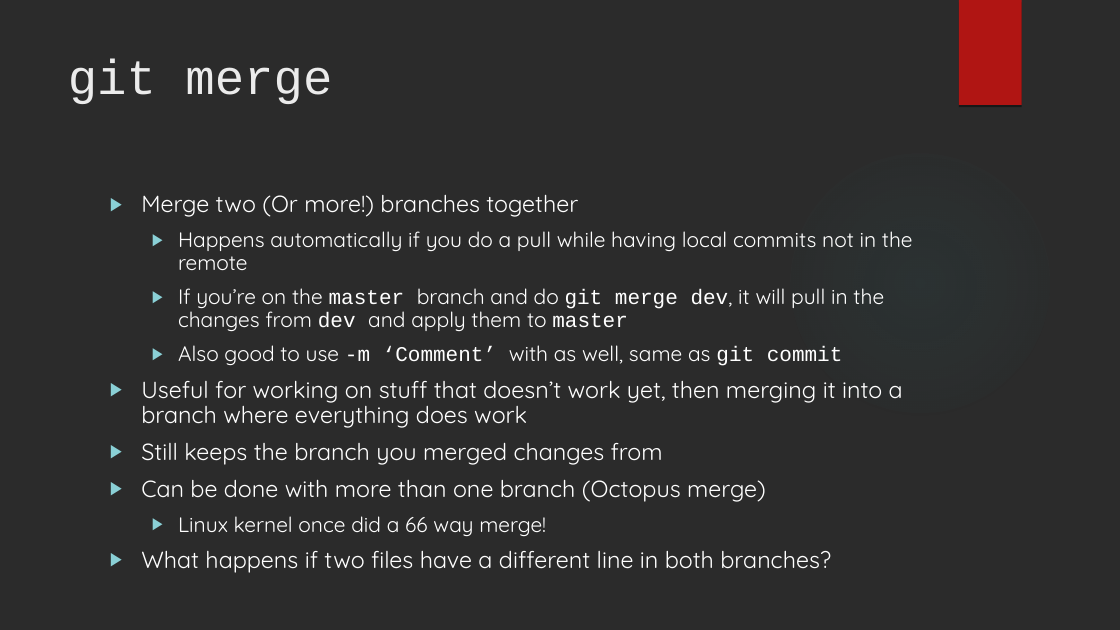
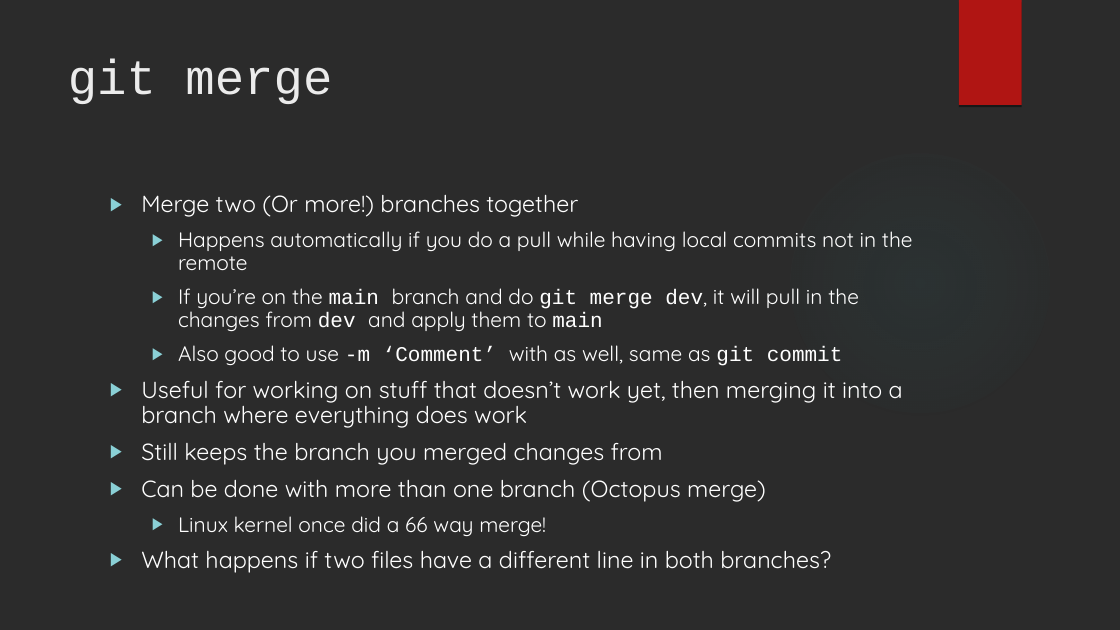
Before and after one commit to dvdmuckle/git101, a slide deck: slide 15 of Git 101.odp. Drawn at 1120x630 pixels with LibreOffice and Linux fonts; fonts in the diff are those of the drawing; background and template pictures are left out; a plain dark background stands for a picture behind light text. Boxes give left, top, right and bottom in pixels: in the first picture for what was removed or moved away, otherwise in the second. Text is boxed around its words. In the diff, an @@ line names an element or a change of style, - is before the commit and + after.

```diff
--- a/Git 101.odp
+++ b/Git 101.odp
@@ text at bbox=[178, 288, 859, 331]: text changed @@
-  ▶ If you’re on the master branch and do git merge dev, it will pull in the changes from dev and apply them to master
+  ▶ If you’re on the main branch and do git merge dev, it will pull in the changes from dev and apply them to main
```
Also in this commit, not shown: 4 other slides changed, 1 other file.
